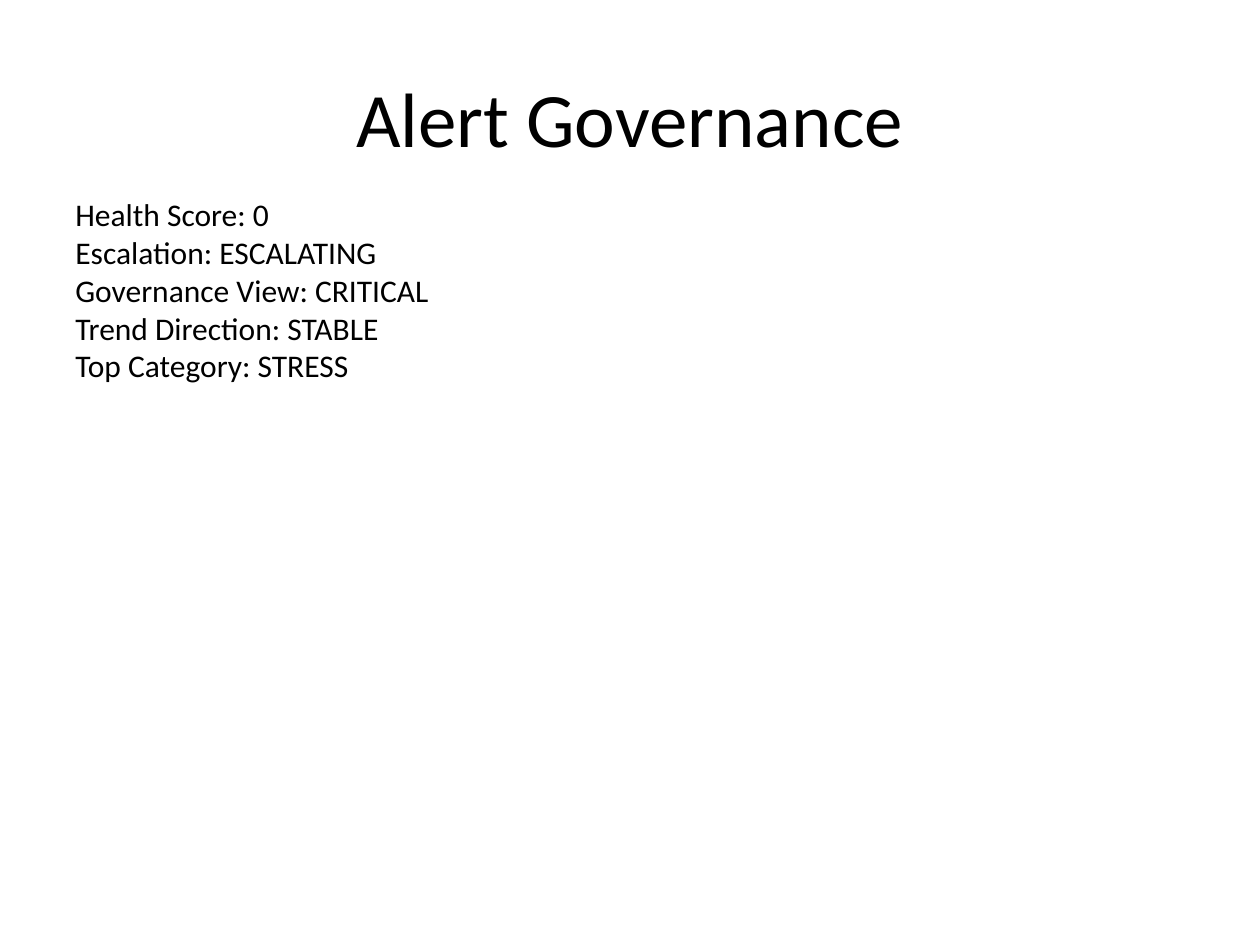
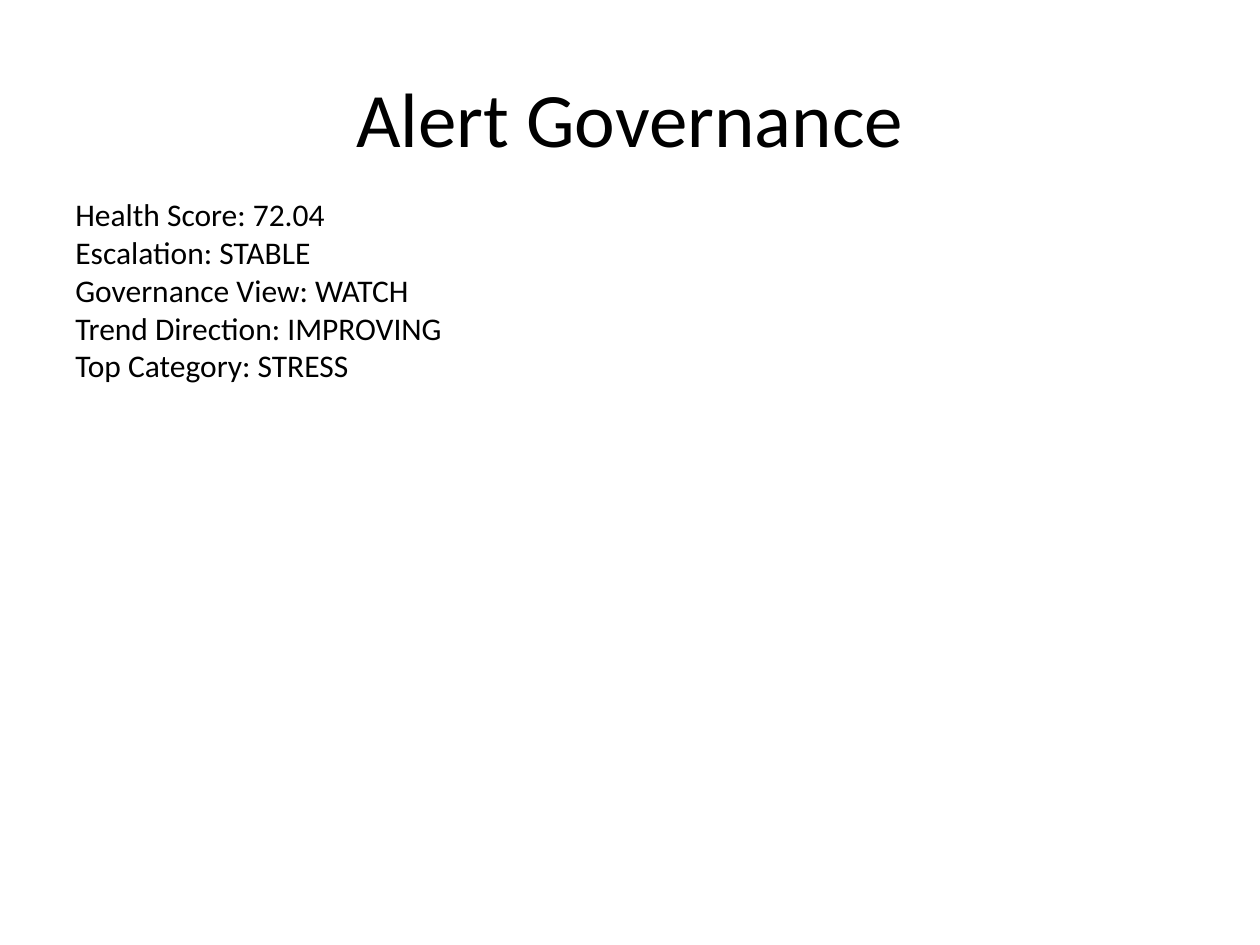
Before and after one commit to sakshinekkala28/Institutional_Quant_Platform, a slide deck: slide 8 of data/reports/investment_committee_presentation.pptx. Drawn at 1260x945 pixels with LibreOffice and Linux fonts; fonts in the diff are those of the drawing. Boxes give left, top, right and bottom in pixels: in the first picture for what was removed or moved away, otherwise in the second. Text is boxed around its words. In the diff, an @@ line names an element or a change of style, - is before the commit and + after.

```diff
--- a/data/reports/investment_committee_presentation.pptx
+++ b/data/reports/investment_committee_presentation.pptx
@@ text at (x1=75, y1=204, x2=441, y2=341): text changed @@
-Health Score: 0
-Escalation: ESCALATING
-Governance View: CRITICAL
-Trend Direction: STABLE
+Health Score: 72.04
+Escalation: STABLE
+Governance View: WATCH
+Trend Direction: IMPROVING
```
Also in this commit, not shown: 7 other slides changed, 20 other files.
